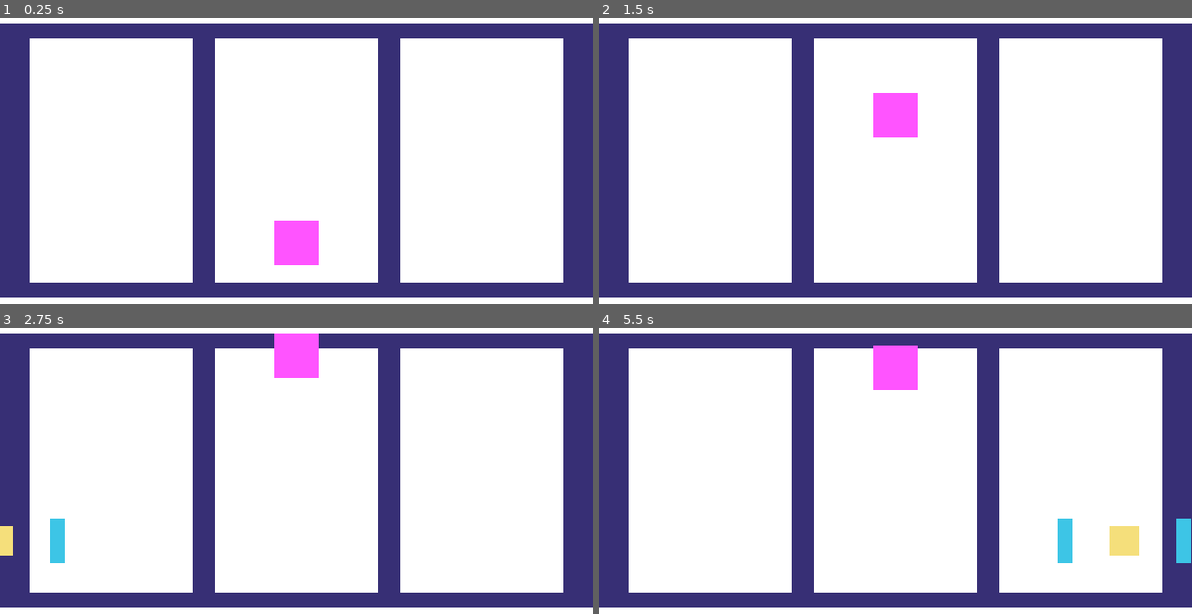
Above: before the commit, frames 1-4 (two rows, left to right).
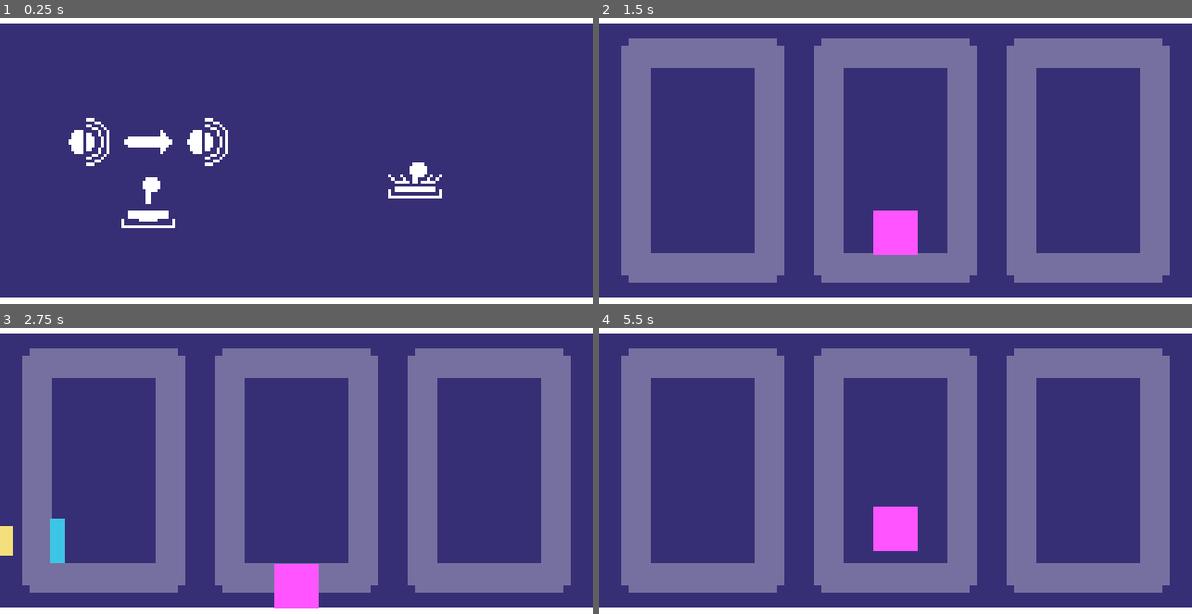
Above: after the commit, the same moments.

Repository: JakeDaSpud/dupped
Game: Godot game, scene res://src/Scenes/game.tscn
Same seed, same stepped clock (60 frames per second), same inputs: the game is played once before the commit and once after it.
Inputs (mouse positions are in pixels of both pictures, inside the frame that each line leads up to):
- Up to frame 1 (0.25 s): no input
- Up to frame 2 (1.5 s): tap Enter (button_keyboard) at 0.5, 0.6 s; move the mouse to (1025, 143) at 0.52 s; click (1025, 143) at 0.8 s; move the mouse to (776, 178) at 1.27 s; click (776, 178) at 1.35 s
- Up to frame 3 (2.75 s): tap Enter (button_keyboard) at 1.55, 2.1 s; move the mouse to (355, 396) at 2.02 s; click (355, 396) at 2.3 s
- Up to frame 4 (5.5 s): move the mouse to (865, 536) at 2.77 s; click (865, 536) at 2.85 s; tap Enter (button_keyboard) at 3.05, 3.6, 4.55, 5.1 s; move the mouse to (1073, 519) at 3.52 s; click (1073, 519) at 3.8 s; move the mouse to (717, 419) at 4.27 s; click (717, 419) at 4.35 s; move the mouse to (925, 471) at 5.02 s; click (925, 471) at 5.3 s

The runs differ from the first frame. In frame 1, 69% of the frame differs, in the area x 5-95%, y 7-93%; in frame 2, 72%; in frame 3, 73%; in frame 4, 73%, in the area x 3-100%, y 6-93%.

Commit message:
:bento: made menu gfx
:sparkles: game restarts and starts properly

Diff:
--- a/src/Scenes/Player.tscn
+++ b/src/Scenes/Player.tscn
@@ -3,7 +3,7 @@
 [ext_resource type="Script" path="res://src/Scripts/player.gd" id="1_3uoxq"]
 
 [sub_resource type="CircleShape2D" id="CircleShape2D_x8wjj"]
-radius = 24.0
+radius = 23.0
 
 [node name="Player" type="CharacterBody2D"]
 collision_mask = 3
--- a/src/Scenes/game.tscn
+++ b/src/Scenes/game.tscn
@@ -1,39 +1,68 @@
-[gd_scene load_steps=6 format=3 uid="uid://dhy8cbfniuhqw"]
+[gd_scene load_steps=7 format=3 uid="uid://dhy8cbfniuhqw"]
 
 [ext_resource type="Script" path="res://src/Scripts/game_manager.gd" id="1_jl2uv"]
 [ext_resource type="PackedScene" uid="uid://dgmyqu482ws7t" path="res://src/Scenes/Player.tscn" id="1_rc4ua"]
 [ext_resource type="PackedScene" uid="uid://2kxndr85are3" path="res://src/Scenes/Capsule.tscn" id="2_51kqe"]
+[ext_resource type="PackedScene" uid="uid://b0xxo0qt207yi" path="res://src/Scenes/menu_part.tscn" id="2_ko07x"]
 [ext_resource type="PackedScene" uid="uid://ueg1kpnu0mqg" path="res://src/Scenes/surface.tscn" id="2_qy24i"]
 [ext_resource type="PackedScene" uid="uid://4g36jp4j7phv" path="res://src/Scenes/scoreboard_part.tscn" id="4_adq7y"]
 
 [node name="Game" type="Node2D"]
 script = ExtResource("1_jl2uv")
 
+[node name="Menu" type="Node2D" parent="."]
+
+[node name="AudioMenu" type="Node2D" parent="Menu"]
+
+[node name="current_audio" parent="Menu/AudioMenu" instance=ExtResource("2_ko07x")]
+position = Vector2(96, 160)
+animation = &"sound"
+
+[node name="MenuPart" parent="Menu/AudioMenu" instance=ExtResource("2_ko07x")]
+position = Vector2(160, 160)
+animation = &"arrow"
+
+[node name="current_audio2" parent="Menu/AudioMenu" instance=ExtResource("2_ko07x")]
+position = Vector2(224, 160)
+animation = &"mute1"
+
+[node name="hold_to_mute" parent="Menu/AudioMenu" instance=ExtResource("2_ko07x")]
+position = Vector2(160, 224)
+animation = &"hold"
+
+[node name="start" parent="Menu" instance=ExtResource("2_ko07x")]
+position = Vector2(448, 192)
+
 [node name="Level" type="Node2D" parent="."]
+metadata/_edit_lock_ = true
 
 [node name="background" type="Area2D" parent="Level"]
 z_index = -5
+metadata/_edit_lock_ = true
 
 [node name="ColorRect" type="ColorRect" parent="Level/background"]
-offset_left = -72.0
-offset_top = -8.0
-offset_right = 712.0
-offset_bottom = 368.0
+offset_top = 32.0
+offset_right = 640.0
+offset_bottom = 328.0
 color = Color(0.215686, 0.184314, 0.458824, 1)
+metadata/_edit_lock_ = true
 
 [node name="scoreboard" type="Node2D" parent="Level"]
+visible = false
+metadata/_edit_lock_ = true
 
 [node name="score1" parent="Level/scoreboard" instance=ExtResource("4_adq7y")]
-position = Vector2(120, 312)
+position = Vector2(112, 180.25)
 
 [node name="score2" parent="Level/scoreboard" instance=ExtResource("4_adq7y")]
-position = Vector2(320, 312)
+position = Vector2(320, 180.25)
 
 [node name="score3" parent="Level/scoreboard" instance=ExtResource("4_adq7y")]
-position = Vector2(520, 312)
+position = Vector2(528, 180.25)
 
 [node name="roof" parent="Level" instance=ExtResource("2_qy24i")]
 position = Vector2(320, 16)
+metadata/_edit_lock_ = true
 
 [node name="floor" parent="Level" instance=ExtResource("2_qy24i")]
 position = Vector2(320, 344)
@@ -42,6 +71,7 @@
 position = Vector2(-192, 256)
 
 [node name="Player" parent="." instance=ExtResource("1_rc4ua")]
+visible = false
 position = Vector2(320, 176)
 slide_on_ceiling = false
 platform_on_leave = 1
--- /dev/null
+++ b/src/Scenes/menu_part.gd
@@ -0,0 +1,5 @@
+extends AnimatedSprite2D
+
+# Called when the node enters the scene tree for the first time.
+func _ready():
+	self.play();
--- /dev/null
+++ b/src/Scenes/menu_part.tscn
@@ -0,0 +1,172 @@
+[gd_scene load_steps=21 format=3 uid="uid://b0xxo0qt207yi"]
+
+[ext_resource type="Texture2D" uid="uid://cp24yh5gd3nda" path="res://src/Assets/menu_spritesheet.png" id="1_a63q4"]
+[ext_resource type="Script" path="res://src/Scenes/menu_part.gd" id="2_pr8ue"]
+
+[sub_resource type="AtlasTexture" id="AtlasTexture_3tyvo"]
+atlas = ExtResource("1_a63q4")
+region = Rect2(0, 40, 20, 20)
+
+[sub_resource type="AtlasTexture" id="AtlasTexture_tspkm"]
+atlas = ExtResource("1_a63q4")
+region = Rect2(20, 40, 20, 20)
+
+[sub_resource type="AtlasTexture" id="AtlasTexture_frgle"]
+atlas = ExtResource("1_a63q4")
+region = Rect2(40, 40, 20, 20)
+
+[sub_resource type="AtlasTexture" id="AtlasTexture_stnqg"]
+atlas = ExtResource("1_a63q4")
+region = Rect2(0, 0, 20, 20)
+
+[sub_resource type="AtlasTexture" id="AtlasTexture_7uj35"]
+atlas = ExtResource("1_a63q4")
+region = Rect2(0, 20, 20, 20)
+
+[sub_resource type="AtlasTexture" id="AtlasTexture_ed3po"]
+atlas = ExtResource("1_a63q4")
+region = Rect2(20, 20, 20, 20)
+
+[sub_resource type="AtlasTexture" id="AtlasTexture_o84tv"]
+atlas = ExtResource("1_a63q4")
+region = Rect2(40, 20, 20, 20)
+
+[sub_resource type="AtlasTexture" id="AtlasTexture_krlef"]
+atlas = ExtResource("1_a63q4")
+region = Rect2(0, 60, 20, 20)
+
+[sub_resource type="AtlasTexture" id="AtlasTexture_etv1m"]
+atlas = ExtResource("1_a63q4")
+region = Rect2(0, 80, 20, 20)
+
+[sub_resource type="AtlasTexture" id="AtlasTexture_12or7"]
+atlas = ExtResource("1_a63q4")
+region = Rect2(0, 60, 20, 20)
+
+[sub_resource type="AtlasTexture" id="AtlasTexture_c3hq8"]
+atlas = ExtResource("1_a63q4")
+region = Rect2(20, 80, 20, 20)
+
+[sub_resource type="AtlasTexture" id="AtlasTexture_nmqyj"]
+atlas = ExtResource("1_a63q4")
+region = Rect2(0, 60, 20, 20)
+
+[sub_resource type="AtlasTexture" id="AtlasTexture_5m0kc"]
+atlas = ExtResource("1_a63q4")
+region = Rect2(40, 80, 20, 20)
+
+[sub_resource type="AtlasTexture" id="AtlasTexture_nx8e8"]
+atlas = ExtResource("1_a63q4")
+region = Rect2(0, 0, 20, 20)
+
+[sub_resource type="AtlasTexture" id="AtlasTexture_0i11f"]
+atlas = ExtResource("1_a63q4")
+region = Rect2(20, 0, 20, 20)
+
+[sub_resource type="AtlasTexture" id="AtlasTexture_tw5ac"]
+atlas = ExtResource("1_a63q4")
+region = Rect2(0, 60, 20, 20)
+
+[sub_resource type="AtlasTexture" id="AtlasTexture_3afhw"]
+atlas = ExtResource("1_a63q4")
+region = Rect2(20, 60, 20, 20)
+
+[sub_resource type="SpriteFrames" id="SpriteFrames_r5p5t"]
+animations = [{
+"frames": [{
+"duration": 1.0,
+"texture": SubResource("AtlasTexture_3tyvo")
+}, {
+"duration": 1.0,
+"texture": SubResource("AtlasTexture_tspkm")
+}, {
+"duration": 1.0,
+"texture": SubResource("AtlasTexture_frgle")
+}, {
+"duration": 1.0,
+"texture": SubResource("AtlasTexture_tspkm")
+}],
+"loop": true,
+"name": &"arrow",
+"speed": 4.0
+}, {
+"frames": [{
+"duration": 2.0,
+"texture": SubResource("AtlasTexture_stnqg")
+}, {
+"duration": 2.0,
+"texture": SubResource("AtlasTexture_7uj35")
+}, {
+"duration": 2.0,
+"texture": SubResource("AtlasTexture_ed3po")
+}, {
+"duration": 2.0,
+"texture": SubResource("AtlasTexture_o84tv")
+}],
+"loop": true,
+"name": &"hold",
+"speed": 4.0
+}, {
+"frames": [{
+"duration": 2.0,
+"texture": SubResource("AtlasTexture_krlef")
+}, {
+"duration": 2.0,
+"texture": SubResource("AtlasTexture_etv1m")
+}],
+"loop": true,
+"name": &"mute1",
+"speed": 4.0
+}, {
+"frames": [{
+"duration": 2.0,
+"texture": SubResource("AtlasTexture_12or7")
+}, {
+"duration": 2.0,
+"texture": SubResource("AtlasTexture_c3hq8")
+}],
+"loop": true,
+"name": &"mute2",
+"speed": 4.0
+}, {
+"frames": [{
+"duration": 2.0,
+"texture": SubResource("AtlasTexture_nmqyj")
+}, {
+"duration": 2.0,
+"texture": SubResource("AtlasTexture_5m0kc")
+}],
+"loop": true,
+"name": &"mute3",
+"speed": 4.0
+}, {
+"frames": [{
+"duration": 1.0,
+"texture": SubResource("AtlasTexture_nx8e8")
+}, {
+"duration": 1.0,
+"texture": SubResource("AtlasTexture_0i11f")
+}],
+"loop": true,
+"name": &"press",
+"speed": 4.0
+}, {
+"frames": [{
+"duration": 2.0,
+"texture": SubResource("AtlasTexture_tw5ac")
+}, {
+"duration": 2.0,
+"texture": SubResource("AtlasTexture_3afhw")
+}],
+"loop": true,
+"name": &"sound",
+"speed": 4.0
+}]
+
+[node name="MenuPart" type="AnimatedSprite2D"]
+texture_filter = 1
+position = Vector2(-1.90735e-06, -1.90735e-06)
+scale = Vector2(3.2, 3.2)
+sprite_frames = SubResource("SpriteFrames_r5p5t")
+animation = &"press"
+script = ExtResource("2_pr8ue")
--- a/src/Scenes/scoreboard_part.tscn
+++ b/src/Scenes/scoreboard_part.tscn
@@ -1,8 +1,12 @@
-[gd_scene format=3 uid="uid://4g36jp4j7phv"]
+[gd_scene load_steps=2 format=3 uid="uid://4g36jp4j7phv"]
+
+[ext_resource type="Texture2D" uid="uid://c4tx88g1xbpdc" path="res://src/Assets/number_spritesheet.png" id="1_a0wl1"]
 
 [node name="ScoreboardPart" type="Sprite2D"]
-
-[node name="ColorRect" type="ColorRect" parent="."]
-offset_left = -88.0
-offset_top = -264.0
-offset_right = 88.0
+modulate = Color(1, 1, 1, 0.313726)
+texture_filter = 1
+position = Vector2(-1.90735e-06, -131.75)
+scale = Vector2(8, 8.01515)
+texture = ExtResource("1_a0wl1")
+hframes = 4
+vframes = 3
--- a/src/Scripts/game_manager.gd
+++ b/src/Scripts/game_manager.gd
@@ -2,13 +2,22 @@
 
 @export var game_over : bool = false;
 @export var _mute_audio : bool = false;
-@export var _in_menu : bool = true;
+@export var in_menu : bool = true;
 
 var score : int = 0;
 
 func _process(delta) -> void:
-	if _in_menu && (Input.is_action_just_pressed("button_gamepad") || Input.is_action_just_pressed("button_keyboard") || Input.is_action_just_pressed("button_mouse")):
-		_in_menu = false;
+	if in_menu && (Input.is_action_just_pressed("button_gamepad") || Input.is_action_just_pressed("button_keyboard") || Input.is_action_just_pressed("button_mouse")):
+		_start_game();
+
+	if game_over && (Input.is_action_just_pressed("button_gamepad") || Input.is_action_just_pressed("button_keyboard") || Input.is_action_just_pressed("button_mouse")):
+		_restart();
+
+func _start_game() -> void:
+	in_menu = false;
+	$Menu.visible = false;
+	$Player.visible = true;
+	$Level/scoreboard.visible = true;
 
 func end_game() -> void:
 	self.game_over = true;
@@ -17,4 +26,17 @@
 	get_tree().reload_current_scene();
 
 func add_points(points_to_add : int) -> void:
-	self.score = self.score + points_to_add;
+	if (self.score < 999):
+		self.score = self.score + points_to_add;
+	_draw_score();
+
+func _draw_score() -> void:
+	var s : String = str(score);
+
+	var s1 = s.substr(0, -3);
+	var s2 = s.substr(0, -2);
+	var s3 = s.substr(0, -1);
+
+	$Level/scoreboard/score1.frame = int(s1);
+	$Level/scoreboard/score2.frame = int(s2);
+	$Level/scoreboard/score3.frame = int(s3);
--- a/src/Scripts/player.gd
+++ b/src/Scripts/player.gd
@@ -11,6 +11,9 @@
 
 func _physics_process(delta) -> void:
 
+	if (game.in_menu):
+		return;
+
 	if (game.game_over):
 		self.rotation += delta * _rotation_speed;
 		return;
Binary file added: src/Assets/menu_spritesheet.png
Not shown, added: src/Assets/menu_spritesheet.png.import
Binary file added: src/Assets/number_spritesheet.png
Not shown, added: src/Assets/number_spritesheet.png.import
Not shown, changed: .gitignore
